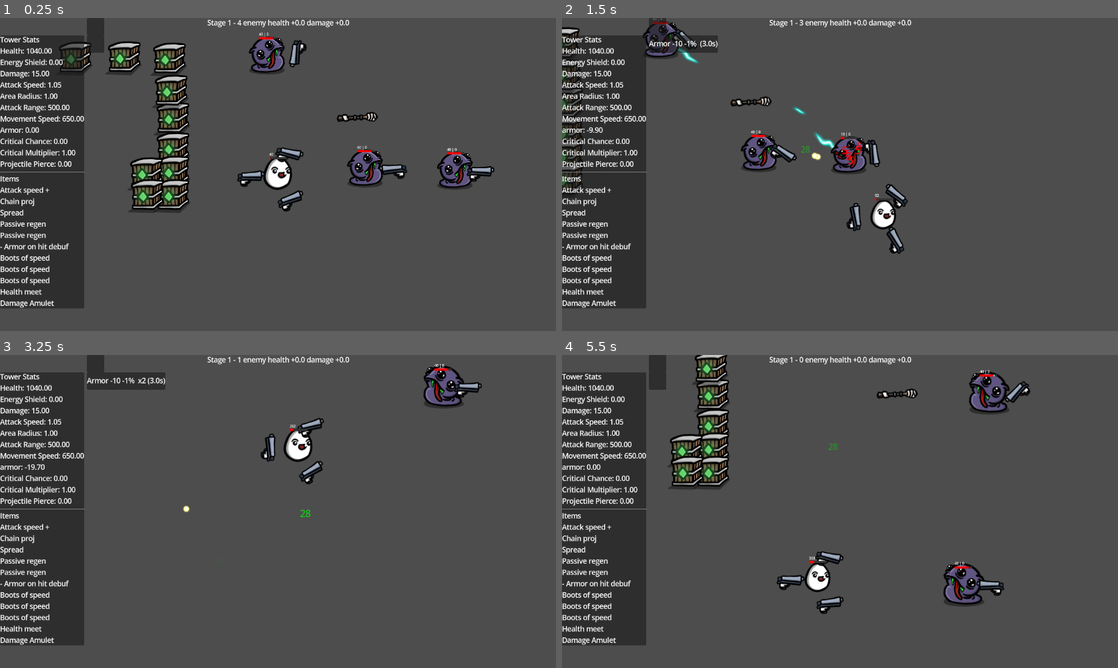
Above: before the commit, frames 1-4 (two rows, left to right).
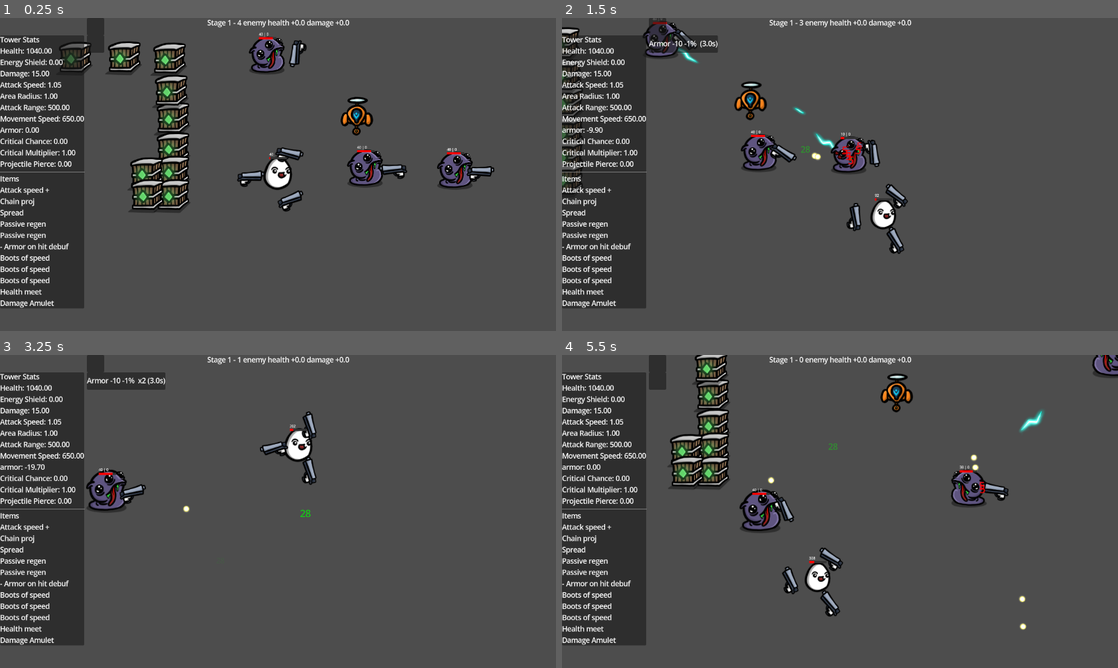
Above: after the commit, the same moments.

Repository: NathanAY/Broriskoftarainto
Game: Godot game, scene res://Scenes/Game.tscn
Two runs of this game, one before a commit and one after it. Both use one fixed random seed, a clock stepped at 60 frames per second and the inputs below.
Inputs (mouse positions are in pixels of both pictures, inside the frame that each line leads up to):
- Up to frame 1 (0.25 s): no input
- Up to frame 2 (1.5 s): tap Enter (ui_accept) at 0.5, 0.77, 0.8, 1.07, 1.35 s; move the mouse to (962, 158) at 0.52 s; hold Right (ui_right) 0.53-1.28 s; hold Tab (ui_focus_next) 0.53-1.28 s; click (962, 158) at 0.67 s; move the mouse to (728, 190) at 1.27 s; hold Down (ui_down) from 1.28 s (still down)
- Up to frame 3 (3.25 s): tap Enter (ui_accept) at 1.52, 1.82, 2.3, 3.02 s; tap Tab (ui_focus_next) at 1.55, 2.85 s; move the mouse to (333, 442) at 2.02 s; release Down (ui_down) at 2.03 s; hold Right (ui_right) 2.03-2.78 s; hold Tab (ui_focus_next) 2.03-2.78 s; move the mouse to (250, 574) at 2.77 s; hold Up (ui_up) from 2.78 s (still down); click (250, 574) at 2.92 s
- Up to frame 4 (5.5 s): tap Enter (ui_accept) at 3.32, 4.52, 4.82, 5.3 s; move the mouse to (1006, 558) at 3.52 s; release Up (ui_up) at 3.53 s; hold Enter (ui_accept) 3.53-4.28 s; hold Left (ui_left) 3.53-5.03 s; move the mouse to (673, 464) at 4.27 s; tap Tab (ui_focus_next) at 4.35 s; move the mouse to (867, 511) at 5.02 s; hold Down (ui_down) from 5.03 s (still down); hold Tab (ui_focus_next) from 5.03 s (still down); click (867, 511) at 5.17 s

The runs differ from the first frame. In frame 1, 0.4% of the frame differs, in the area x 60-68%, y 25-38%; in frame 2, 0.4%; in frame 3, 2.5%; in frame 4, 5.2%, in the area x 31-100%, y 0-88%.

Commit message:
Add shop portal. Divide script stage_spawner to stage_manager and enemy_spawner

Diff:
--- a/Scenes/Game.tscn
+++ b/Scenes/Game.tscn
@@ -1,9 +1,10 @@
-[gd_scene load_steps=20 format=3 uid="uid://d2n8kw8wey5oa"]
+[gd_scene load_steps=21 format=3 uid="uid://d2n8kw8wey5oa"]
 
 [ext_resource type="Script" uid="uid://bqb283ixtcp58" path="res://Scripts/MainScene.gd" id="1_x3xnh"]
-[ext_resource type="Script" uid="uid://db5d37kuor17y" path="res://Scripts/stage_spawner.gd" id="2_8r6kd"]
+[ext_resource type="Script" uid="uid://db5d37kuor17y" path="res://Scripts/stage_manager.gd" id="2_8r6kd"]
 [ext_resource type="PackedScene" uid="uid://itfoa856jd22" path="res://Systems/SpawnerModifier.tscn" id="3_alh3a"]
 [ext_resource type="Resource" uid="uid://s8a01h7xtfvy" path="res://Resources/items/AttackSpeedItem.tres" id="4_rajel"]
+[ext_resource type="PackedScene" uid="uid://fp7phnel5lkc" path="res://Systems/EnemySpawner.tscn" id="4_tfod6"]
 [ext_resource type="Resource" uid="uid://mlfohgnnpkph" path="res://Resources/items/ExplosiveShot.tres" id="6_lbihj"]
 [ext_resource type="PackedScene" uid="uid://bmqxtyoaqbpks" path="res://Systems/Items/ItemFactory.tscn" id="7_8r6kd"]
 [ext_resource type="Resource" uid="uid://da17oo3ywqp6d" path="res://Resources/items/SpreadShot.tres" id="8_8e0uq"]
@@ -23,23 +24,15 @@
 [node name="Main" type="Node2D"]
 script = ExtResource("1_x3xnh")
 
-[node name="Spawner" type="Node" parent="." node_paths=PackedStringArray("character")]
+[node name="StageManager" type="Node" parent="." node_paths=PackedStringArray("character")]
 script = ExtResource("2_8r6kd")
 character = NodePath("../Character")
 
-[node name="SpawnerModifier" parent="Spawner" node_paths=PackedStringArray("itemFactory") instance=ExtResource("3_alh3a")]
-itemFactory = NodePath("../../ItemFactory")
+[node name="EnemySpawner" parent="StageManager" node_paths=PackedStringArray("character") instance=ExtResource("4_tfod6")]
+character = NodePath("../../Character")
 
-[node name="Enemies" type="Node" parent="Spawner"]
-
-[node name="Enemy" parent="Spawner/Enemies" instance=ExtResource("15_4f4ik")]
-position = Vector2(202, -16)
-
-[node name="Enemy2" parent="Spawner/Enemies" instance=ExtResource("15_4f4ik")]
-position = Vector2(409, -11)
-
-[node name="Enemy3" parent="Spawner/Enemies" instance=ExtResource("15_4f4ik")]
-position = Vector2(-24, -276)
+[node name="SpawnerModifier" parent="StageManager/EnemySpawner" node_paths=PackedStringArray("itemFactory") instance=ExtResource("3_alh3a")]
+itemFactory = NodePath("../../../ItemFactory")
 
 [node name="Character" parent="." instance=ExtResource("9_i0vto")]
 
@@ -101,6 +94,17 @@
 
 [node name="death_marks" type="Node" parent="Nodes"]
 
+[node name="Enemies" type="Node" parent="Nodes"]
+
+[node name="Enemy" parent="Nodes/Enemies" instance=ExtResource("15_4f4ik")]
+position = Vector2(202, -16)
+
+[node name="Enemy2" parent="Nodes/Enemies" instance=ExtResource("15_4f4ik")]
+position = Vector2(409, -11)
+
+[node name="Enemy3" parent="Nodes/Enemies" instance=ExtResource("15_4f4ik")]
+position = Vector2(-24, -276)
+
 [node name="InteractionManager" type="Node" parent="."]
 script = ExtResource("17_0iyqm")
 
@@ -108,11 +112,12 @@
 
 [node name="CanvasLayer" type="CanvasLayer" parent="UI"]
 
-[node name="CharacterUi" parent="UI/CanvasLayer" node_paths=PackedStringArray("character", "spawner") instance=ExtResource("16_khs3t")]
+[node name="CharacterUi" parent="UI/CanvasLayer" node_paths=PackedStringArray("character", "stage_manager") instance=ExtResource("16_khs3t")]
 character = NodePath("../../../Character")
-spawner = NodePath("../../../Spawner")
+stage_manager = NodePath("../../../StageManager")
 
 [node name="ShopMenu" parent="UI" node_paths=PackedStringArray("item_factory") instance=ExtResource("18_x3xnh")]
+visible = false
 item_factory = NodePath("../../ItemFactory")
 
 [node name="PauseMenu" parent="UI" instance=ExtResource("18_jn8rg")]
--- a/Scripts/MainScene.gd
+++ b/Scripts/MainScene.gd
@@ -1,7 +1,6 @@
 extends Node2D
 
 @onready var character = $Character
-@onready var spawner = $Spawner
 
 @onready var pause_menu: CanvasLayer = $UI/PauseMenu
 
--- a/Scripts/spawner_modifier.gd
+++ b/Scripts/spawner_modifier.gd
@@ -40,6 +40,8 @@
         altar.global_position = position
         get_tree().current_scene.get_node("Nodes/altars").add_child(altar)
     else:
+        if randf() < 0.6:
+            return
         var item = itemFactory.get_item_from_pool_or_generate()
         if not item:
             return
--- /dev/null
+++ b/Scripts/stage_manager.gd
@@ -0,0 +1,46 @@
+extends Node
+class_name StageManager
+
+@export var stage_duration = 5         # seconds per stage
+@export var character: Character
+
+@onready var enemy_spawner: EnemySpawner = $EnemySpawner
+
+var shop_portal_scene = preload("res://Systems/ShopPortal.tscn")
+
+var enemiesNode: Node = null
+
+@export var stage_time_elapsed: float = 0.0
+@export var current_stage: int = 1
+
+var stage_active: bool = true
+
+func _ready():
+    enemiesNode = get_node("../Nodes/Enemies")
+
+func _process(delta: float) -> void:
+    if not stage_active:
+        return
+    stage_time_elapsed += delta
+    # End stage if time expired and all enemies dead
+    if stage_time_elapsed >= stage_duration:
+        enemy_spawner.spawn_active = false
+        if enemiesNode.get_child_count() == 0:
+            _end_stage()
+
+func _end_stage():
+    stage_active = false
+    # spawn shop portal near character
+    var portal = shop_portal_scene.instantiate()
+    portal.global_position = character.global_position + Vector2(0, -100) # above the character
+    get_tree().current_scene.get_node("Nodes").add_child(portal)
+    var menu: ShopMenu = get_tree().current_scene.get_node_or_null("UI/ShopMenu")
+    if menu:
+        menu.next_stage_pressed.connect(_on_next_stage_confirmed, CONNECT_ONE_SHOT)
+
+func _on_next_stage_confirmed():
+    stage_active = true
+    enemy_spawner.spawn_active = true
+    enemy_spawner._on_next_stage()
+    current_stage += 1
+    stage_time_elapsed = 0.0
--- a/Systems/Character.tscn
+++ b/Systems/Character.tscn
@@ -7,7 +7,7 @@
 [ext_resource type="Script" uid="uid://bxqxit15wxm0g" path="res://Systems/movement/button_input_movement.gd" id="5_uis85"]
 [ext_resource type="PackedScene" uid="uid://da5n82twecexo" path="res://Systems/LocalEventManager.tscn" id="6_d4e0j"]
 [ext_resource type="PackedScene" uid="uid://dst2hov333sk2" path="res://Systems/stats/Stats.tscn" id="7_nn15e"]
-[ext_resource type="PackedScene" uid="uid://dorbxm8iyx8ni" path="res://Systems/Health.tscn" id="8_wcxyp"]
+[ext_resource type="PackedScene" uid="uid://dorbxm8iyx8ni" path="res://Systems/damage/Health.tscn" id="8_wcxyp"]
 [ext_resource type="PackedScene" uid="uid://bymf3sqpkbdcr" path="res://Systems/Items/ItemHolder.tscn" id="9_wjmpa"]
 [ext_resource type="PackedScene" uid="uid://cskdgn6s7qlfo" path="res://Systems/weapon/WeaponHolder.tscn" id="10_b611v"]
 [ext_resource type="PackedScene" uid="uid://by0slo3uv1f0e" path="res://ui/numberspawn/DamageNumberSpawner.tscn" id="11_khphl"]
--- a/Systems/Enemy.tscn
+++ b/Systems/Enemy.tscn
@@ -7,7 +7,7 @@
 [ext_resource type="PackedScene" uid="uid://dst2hov333sk2" path="res://Systems/stats/Stats.tscn" id="5_qv8uo"]
 [ext_resource type="PackedScene" uid="uid://bymf3sqpkbdcr" path="res://Systems/Items/ItemHolder.tscn" id="6_0lngm"]
 [ext_resource type="PackedScene" uid="uid://cskdgn6s7qlfo" path="res://Systems/weapon/WeaponHolder.tscn" id="7_hvdt1"]
-[ext_resource type="PackedScene" uid="uid://dorbxm8iyx8ni" path="res://Systems/Health.tscn" id="8_uvjna"]
+[ext_resource type="PackedScene" uid="uid://dorbxm8iyx8ni" path="res://Systems/damage/Health.tscn" id="8_uvjna"]
 [ext_resource type="PackedScene" uid="uid://jsw2vxmrn6yc" path="res://Scenes/particles/ParticleEffectManager.tscn" id="9_yw6dd"]
 [ext_resource type="PackedScene" uid="uid://cx3p26icyy5wu" path="res://animations/animation_player.tscn" id="10_58ao5"]
 [ext_resource type="AnimationLibrary" uid="uid://cwclbp73qaped" path="res://animations/enemy_animations.res" id="11_r1xls"]
--- /dev/null
+++ b/Systems/EnemySpawner.tscn
@@ -0,0 +1,6 @@
+[gd_scene load_steps=2 format=3 uid="uid://fp7phnel5lkc"]
+
+[ext_resource type="Script" uid="uid://jxl3frxsyn7j" path="res://Systems/enemy_spawner.gd" id="1_r3o4m"]
+
+[node name="EnemySpawner" type="Node"]
+script = ExtResource("1_r3o4m")
--- /dev/null
+++ b/Systems/ShopPortal.tscn
@@ -0,0 +1,17 @@
+[gd_scene load_steps=4 format=3 uid="uid://ygv8thab1ic1"]
+
+[ext_resource type="Script" uid="uid://b7fox0cigx6vr" path="res://Systems/shop_portal.gd" id="1_whq54"]
+[ext_resource type="Texture2D" uid="uid://cxdgwumfnplbl" path="res://Assets/tractor_icon.png" id="2_whq54"]
+
+[sub_resource type="CircleShape2D" id="CircleShape2D_qcnxv"]
+radius = 48.0937
+
+[node name="ShopPortal" type="Area2D"]
+scale = Vector2(2, 2)
+script = ExtResource("1_whq54")
+
+[node name="Sprite2D" type="Sprite2D" parent="."]
+texture = ExtResource("2_whq54")
+
+[node name="CollisionShape2D" type="CollisionShape2D" parent="."]
+shape = SubResource("CircleShape2D_qcnxv")
--- a/Systems/altars/ItemSacrificeAltar.tscn
+++ b/Systems/altars/ItemSacrificeAltar.tscn
@@ -1,7 +1,7 @@
 [gd_scene load_steps=4 format=3 uid="uid://ba47mswx3itwk"]
 
 [ext_resource type="Script" uid="uid://pa7083hcvmmr" path="res://Systems/altars/item_sacrifice_altar.gd" id="1_jssss"]
-[ext_resource type="Texture2D" uid="uid://blr76khcrsxby" path="res://Assets/torch.png" id="2_gbu3b"]
+[ext_resource type="Texture2D" uid="uid://cdjxvfeeak3qv" path="res://Assets/wandering_bot_icon.png" id="2_jssss"]
 
 [sub_resource type="CircleShape2D" id="CircleShape2D_qcnxv"]
 radius = 48.0937
@@ -10,7 +10,7 @@
 script = ExtResource("1_jssss")
 
 [node name="Sprite2D" type="Sprite2D" parent="."]
-texture = ExtResource("2_gbu3b")
+texture = ExtResource("2_jssss")
 
 [node name="CollisionShape2D" type="CollisionShape2D" parent="."]
 shape = SubResource("CircleShape2D_qcnxv")
--- a/Systems/Health.tscn
+++ b/Systems/damage/Health.tscn
@@ -1,6 +1,6 @@
 [gd_scene load_steps=2 format=3 uid="uid://dorbxm8iyx8ni"]
 
-[ext_resource type="Script" uid="uid://cprg0blsi5cbf" path="res://Systems/health.gd" id="1_73a7b"]
+[ext_resource type="Script" uid="uid://cprg0blsi5cbf" path="res://Systems/damage/health.gd" id="1_73a7b"]
 
 [node name="Health" type="Node"]
 script = ExtResource("1_73a7b")
--- a/Scripts/stage_spawner.gd
+++ b/Systems/enemy_spawner.gd
@@ -1,23 +1,19 @@
 extends Node
-class_name Spawner
+class_name EnemySpawner
 
-@export var spawn_interval = 3          # base interval in seconds
-@export var base_target_enemy_count = 5 # initial target enemies per stage
-@export var stage_duration = 5         # seconds per stage
+@export var character: Character
+@export var spawn_interval = 3 #3 enemies per second if base_target_enemy_count == current number of enemies
 @export var health_growth_per_stage: float = 20
 @export var damage_growth_per_stage: float = 5
-@export var character: Character
+@export var base_target_enemy_count = 5 # initial target enemies per stage
+@export var current_stage: int = 1
+@export var spawn_active: bool = true
 
 var enemy_scene = preload("res://Systems/Enemy.tscn")
+var enemiesNode: Node = null
+var modifiers: Array = []
+var target_enemy_count: int
 var spawn_timer: Timer = null
-var modifiers: Array = []
-var enemiesNode: Node = null
-
-@export var stage_time_elapsed: float = 0.0
-@export var current_stage: int = 1
-var target_enemy_count: int
-
-var stage_active: bool = true
 
 func _ready():
     spawn_timer = Timer.new()
@@ -26,25 +22,14 @@
     spawn_timer.timeout.connect(_on_spawn_timer_timeout)
     add_child(spawn_timer)
     spawn_timer.start()
-    enemiesNode = get_node("Enemies")
+    enemiesNode = get_node("../../Nodes/Enemies")
+    target_enemy_count = base_target_enemy_count
     for c in get_children():
         if c.has_method("attach_to_enemy"):
             modifiers.append(c)
-    target_enemy_count = base_target_enemy_count
-
-func _process(delta: float) -> void:
-    if not stage_active:
-        return
-
-    stage_time_elapsed += delta
-
-    # End stage if time expired and all enemies dead
-    if stage_time_elapsed >= stage_duration:
-        if enemiesNode.get_child_count() == 0:
-            _end_stage()
 
 func _on_spawn_timer_timeout():
-    if stage_time_elapsed < stage_duration:
+    if spawn_active:
         spawn_enemy()
         _adjust_spawn_rate()
     else:
@@ -76,11 +61,9 @@
     var stats = enemy.get_node_or_null("Stats")
     if not stats:
         return
-
     # Scale only by stage
     var extra_health = health_growth_per_stage * (current_stage - 1)
     var extra_damage = damage_growth_per_stage * (current_stage - 1)
-
     stats.set_base_stat("health", stats.stats["health"] + extra_health)
     stats.set_base_stat("damage", stats.stats["damage"] + extra_damage)
 
@@ -94,39 +77,8 @@
     spawn_timer.wait_time = spawn_interval / multiplier
     spawn_timer.start()
 
-func _end_stage():
-    stage_active = false
-    var menu: ShopMenu = get_tree().current_scene.get_node_or_null("UI/ShopMenu")
-    if menu:
-        menu.character = character
-        menu.show_menu()
-        menu.next_stage_pressed.connect(_on_next_stage_confirmed, CONNECT_ONE_SHOT)
-        _clean_game_area()
-
-func _clean_game_area():
-    # cleanup stage-specific nodes (death marks, altars etc.)
-    var death_marks_parent = get_tree().current_scene.get_node_or_null("Nodes/death_marks")
-    for child in death_marks_parent.get_children():
-        child.queue_free()
-    var altars = get_tree().current_scene.get_node_or_null("Nodes/altars")
-    for child in altars.get_children():
-        child.queue_free()
-    # collect pickups
-    var pickups = get_tree().current_scene.get_node_or_null("Nodes/pickups")
-    if pickups:
-        var items: Array = []
-        for child in pickups.get_children():
-            items.append(child.item)
-            child.queue_free()
-
-        var menu: ShopMenu = get_tree().current_scene.get_node_or_null("UI/ShopMenu")
-        if menu:
-            menu.load_items(items)
-
-func _on_next_stage_confirmed():
+func _on_next_stage():
     current_stage += 1
     target_enemy_count = base_target_enemy_count + current_stage - 1
-    stage_time_elapsed = 0.0
-    stage_active = true
     spawn_timer.start()
     print("Stage %d started! Target enemies: %d" % [current_stage, target_enemy_count])
--- /dev/null
+++ b/Systems/shop_portal.gd
@@ -0,0 +1,47 @@
+extends Interactable
+class_name ShopPortal
+
+@export var label_text: String = "Go to Shop"
+
+func _populate_menu(menu: Control):
+    var label: Label = menu.get_node("Label")
+    label.text = "🛒 %s" % label_text
+
+    var go_button: Button = menu.get_node("Button")
+    go_button.text = "'Enter' Go to Shop"
+
+    var cancel_button: Button = menu.get_node("Button2")
+    cancel_button.text = "'Tab' Leave"
+
+func default_action():
+    var shop: ShopMenu = get_tree().current_scene.get_node_or_null("UI/ShopMenu")
+    if shop:
+        var character = get_tree().current_scene.get_node_or_null("Character")
+        shop.character = character
+        _clean_game_area()
+        shop.show_menu()
+    queue_free()  # remove portal after entering shop
+
+func _clean_game_area():
+    # cleanup stage-specific nodes (death marks, altars etc.)
+    var death_marks_parent = get_tree().current_scene.get_node_or_null("Nodes/death_marks")
+    for child in death_marks_parent.get_children():
+        child.queue_free()
+    var altars = get_tree().current_scene.get_node_or_null("Nodes/altars")
+    for child in altars.get_children():
+        child.queue_free()
+    # collect pickups
+    var pickups = get_tree().current_scene.get_node_or_null("Nodes/pickups")
+    if pickups:
+        var items: Array = []
+        for child in pickups.get_children():
+            items.append(child.item)
+            child.queue_free()
+
+        var menu: ShopMenu = get_tree().current_scene.get_node_or_null("UI/ShopMenu")
+        if menu:
+            menu.load_items(items)
+
+func cancel_action():
+    # Player just leaves without going to shop
+    pass
--- a/ui/player_ui.gd
+++ b/ui/player_ui.gd
@@ -2,7 +2,7 @@
 extends Control
 
 @export var character: Character  # assign the character instance in the inspector
-@export var spawner: Spawner
+@export var stage_manager: StageManager
 
 @onready var stats_container: GridContainer = $PanelContainer/VBoxContainer/GridContainer
 @onready var items_container: VBoxContainer = $PanelContainer/VBoxContainer/Items
@@ -13,11 +13,11 @@
 var value_labels: Dictionary = {}  # stat_name -> Label
 
 func _process(delta: float) -> void:
-    var current_staget = "Stage " + str(spawner.current_stage)
-    var stage_time_elapsed = spawner.stage_time_elapsed
-    var stage_duration = str(int(spawner.stage_duration - stage_time_elapsed))
-    var health_growth_per_stage = " enemy health +" + str(spawner.health_growth_per_stage * (spawner.current_stage - 1))
-    var damage_growth_per_stage = " damage +" + str(spawner.damage_growth_per_stage * (spawner.current_stage - 1))
+    var current_staget = "Stage " + str(stage_manager.current_stage)
+    var stage_time_elapsed = stage_manager.stage_time_elapsed
+    var stage_duration = str(int(stage_manager.stage_duration - stage_time_elapsed))
+    var health_growth_per_stage = " enemy health +" + str(stage_manager.enemy_spawner.health_growth_per_stage * (stage_manager.current_stage - 1))
+    var damage_growth_per_stage = " damage +" + str(stage_manager.enemy_spawner.damage_growth_per_stage * (stage_manager.current_stage - 1))
     stageTimer.text = current_staget + " - " + stage_duration + health_growth_per_stage + damage_growth_per_stage
 
 func _ready():
Binary file added: Assets/coil_icon.png
Not shown, added: Assets/coil_icon.png.import
Binary file added: Assets/fairy_icon.png
Not shown, added: Assets/fairy_icon.png.import
Binary file added: Assets/glass_cannon_icon.png
Not shown, added: Assets/glass_cannon_icon.png.import
Binary file added: Assets/tractor_icon.png
Not shown, added: Assets/tractor_icon.png.import
Binary file added: Assets/wandering_bot_icon.png
Not shown, added: Assets/wandering_bot_icon.png.import
Renamed: Scripts/stage_spawner.gd.uid -> Scripts/stage_manager.gd.uid
Renamed: Systems/health.gd -> Systems/damage/health.gd
(and 3 more such lines)
